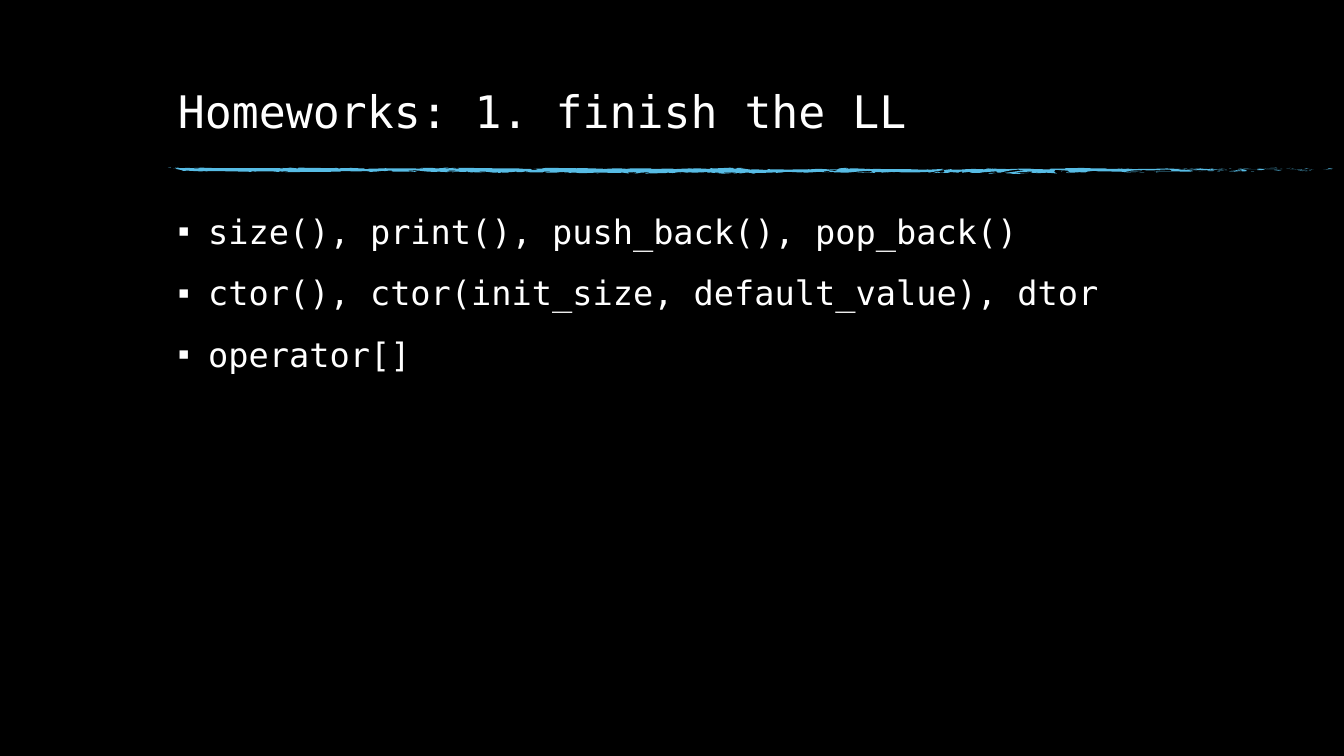
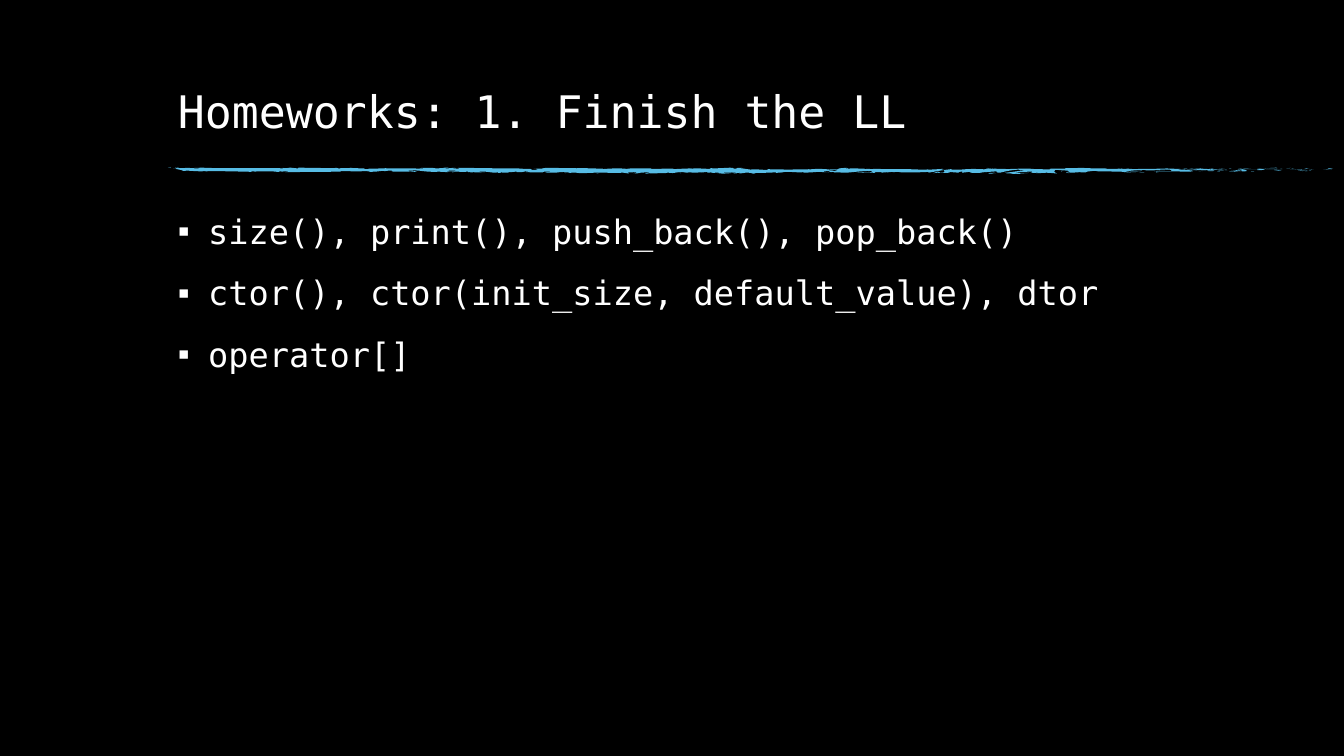
Before and after one commit to fan1x/fan1x.github.io, a slide deck: slide 11 of data/2021-22/cpp/ex07.pptx. Drawn at 1344x756 pixels with LibreOffice and Linux fonts; fonts in the diff are those of the drawing; background and template pictures are left out. Boxes give left, top, right and bottom in pixels: in the first picture for what was removed or moved away, otherwise in the second. Text is boxed around its words. In the diff, an @@ line names an element or a change of style, - is before the commit and + after.

```diff
--- a/data/2021-22/cpp/ex07.pptx
+++ b/data/2021-22/cpp/ex07.pptx
@@ title at [178,94,906,129]: text changed @@
-Homeworks: 1. finish the LL
+Homeworks: 1. Finish the LL
```
Also in this commit, not shown: 4 other slides changed, 3 other files.
